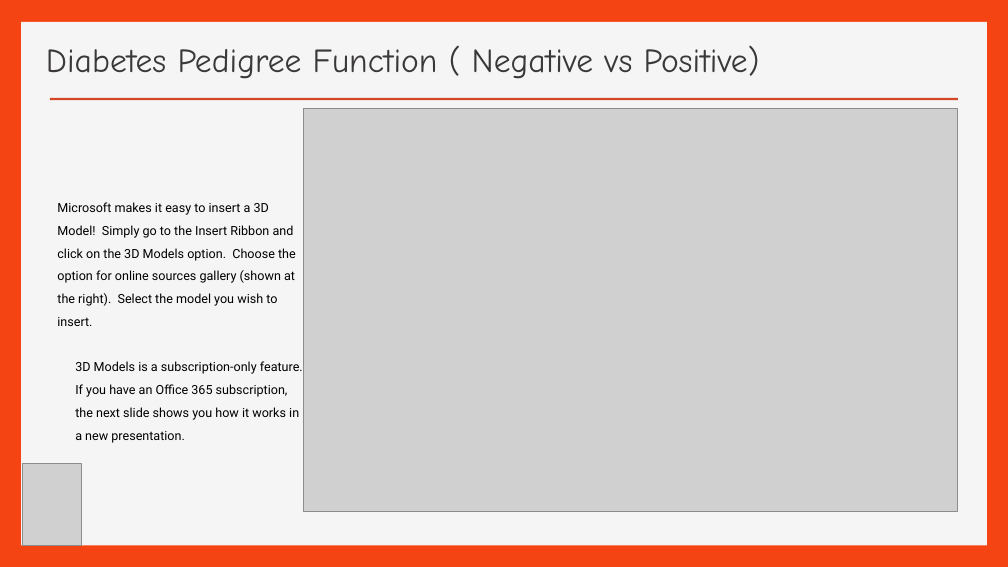
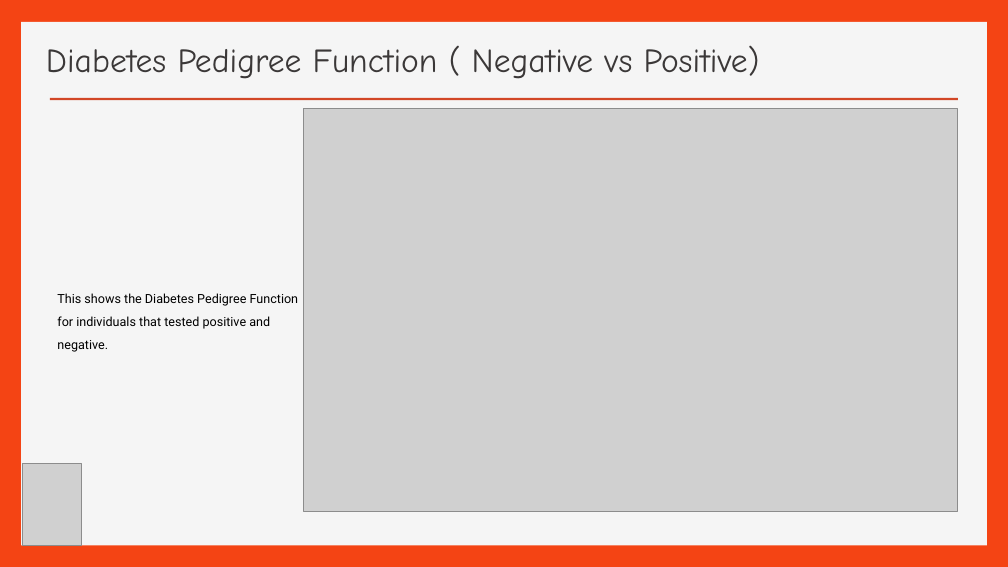
Before and after one commit to efreier12/Final-Project, a slide deck: slide 10 of Pima Indian Diabetes ( Final Project).ppt (slide 9 before the commit). Drawn at 1008x567 pixels with LibreOffice and Linux fonts; fonts in the diff are those of the drawing; grey boxes stand for pictures; background and template pictures are left out. Boxes give left, top, right and bottom in pixels: in the first picture for what was removed or moved away, otherwise in the second. Text is boxed around its words. In the diff, an @@ line names an element or a change of style, - is before the commit and + after.

```diff
--- a/Pima Indian Diabetes ( Final Project).ppt
+++ b/Pima Indian Diabetes ( Final Project).ppt
@@ text at box(57, 293, 299, 352): text changed @@
-Microsoft makes it easy to insert a 3D Model! Simply go to the Insert Ribbon and click on the 3D Models option. Choose the option for online sources gallery (shown at the right). Select the model you wish to insert.
-  3D Models is a subscription-only feature. If you have an Office 365 subscription, the next slide shows you how it works in a new presentation.
+This shows the Diabetes Pedigree Function for individuals that tested positive and negative.
```
Also in this commit, not shown: 3 other slides changed, 4 slides added, 3 slides removed.
